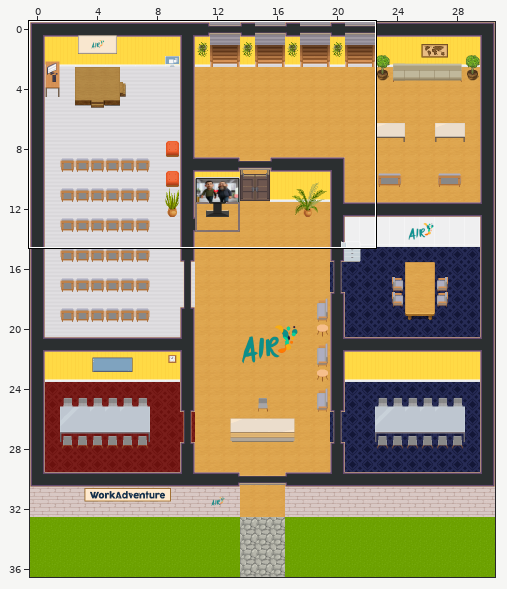
Tiled map (JSON): hall.tmj. Above: a wide view before the commit, with the close-up outlined.
Close-up. First the earlier version:
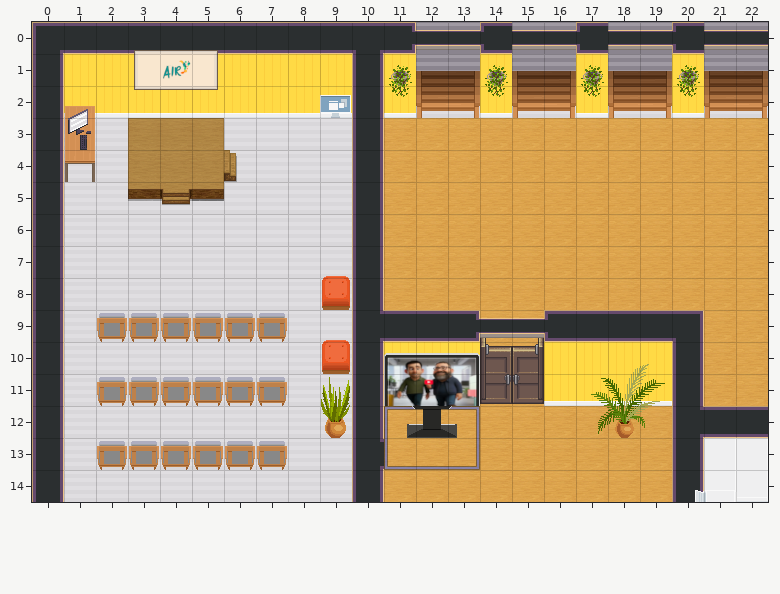
Cells are 32x32 px. Shown: x 0..22, y 0..14.
Once edited:
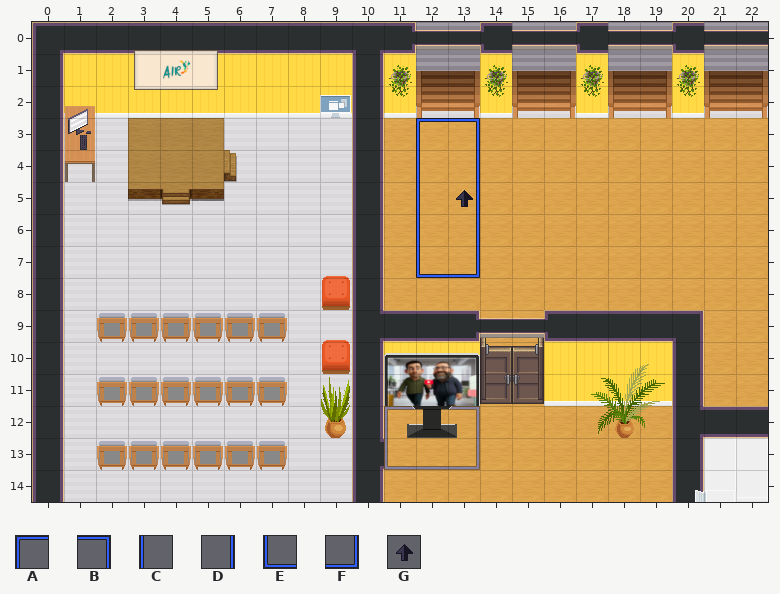
Key: from "Chunk 1": A 9, B 10, C 11, D 12, E 13, F 14, G 27.
_ is an empty cell.
Tiles of an added or newly shown layer are drawn over the layers below it.
Edits made:
{"where": "layer \"floor/floor2\""}
{"y":3,"x":12,"old":"__","new":"AB"}
{"y":4,"x":12,"old":"__","new":"CD"}
{"y":5,"x":12,"old":"__","new":"CD"}
{"y":6,"x":12,"old":"__","new":"CD"}
{"y":7,"x":12,"old":"__","new":"EF"}
{"where": "layer \"floor/Calque de Tuiles 16\" (added)"}
{"y":5,"x":13,"old":"_","new":"G"}
{"label":"added","picture_box":[416,118,480,278]}
